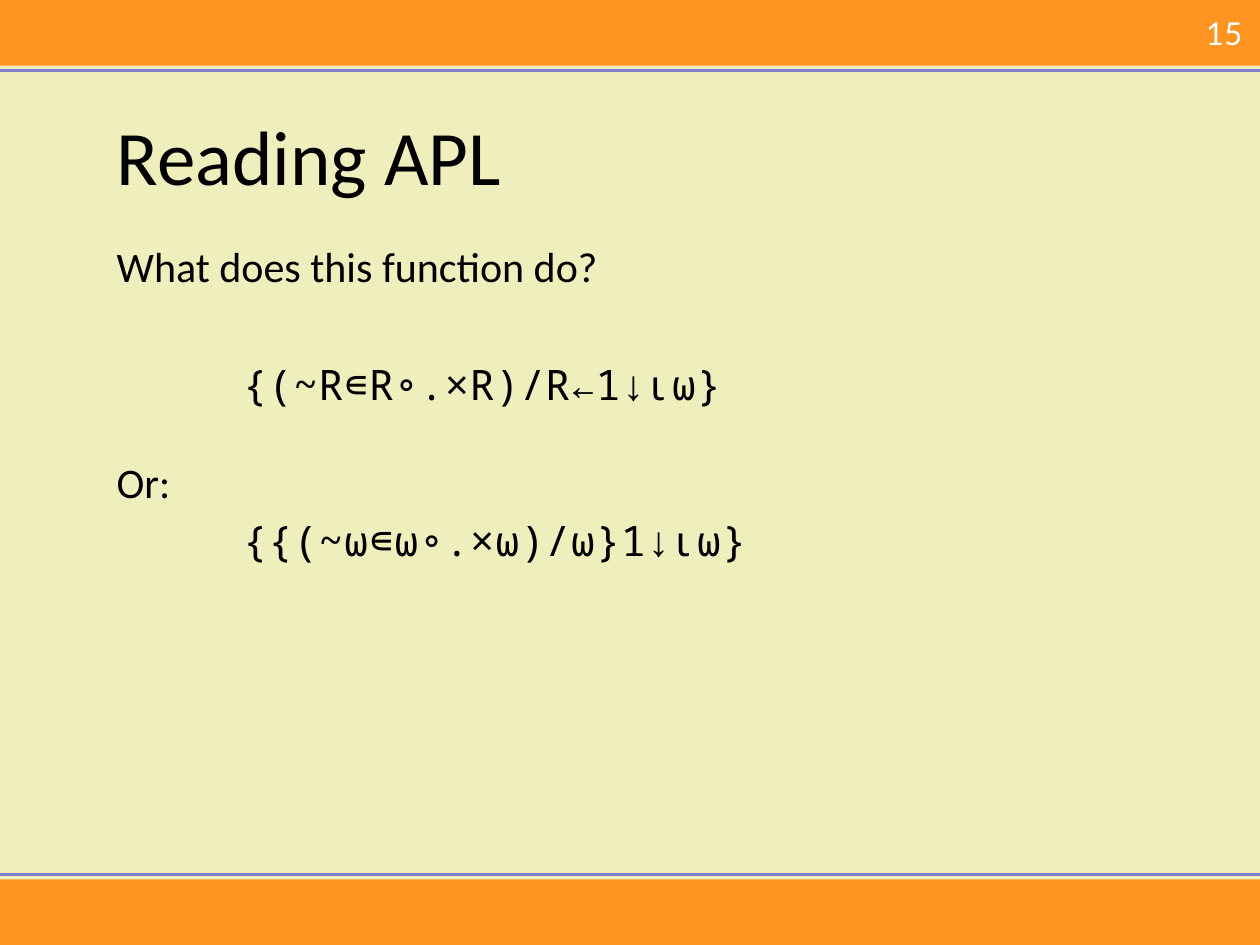
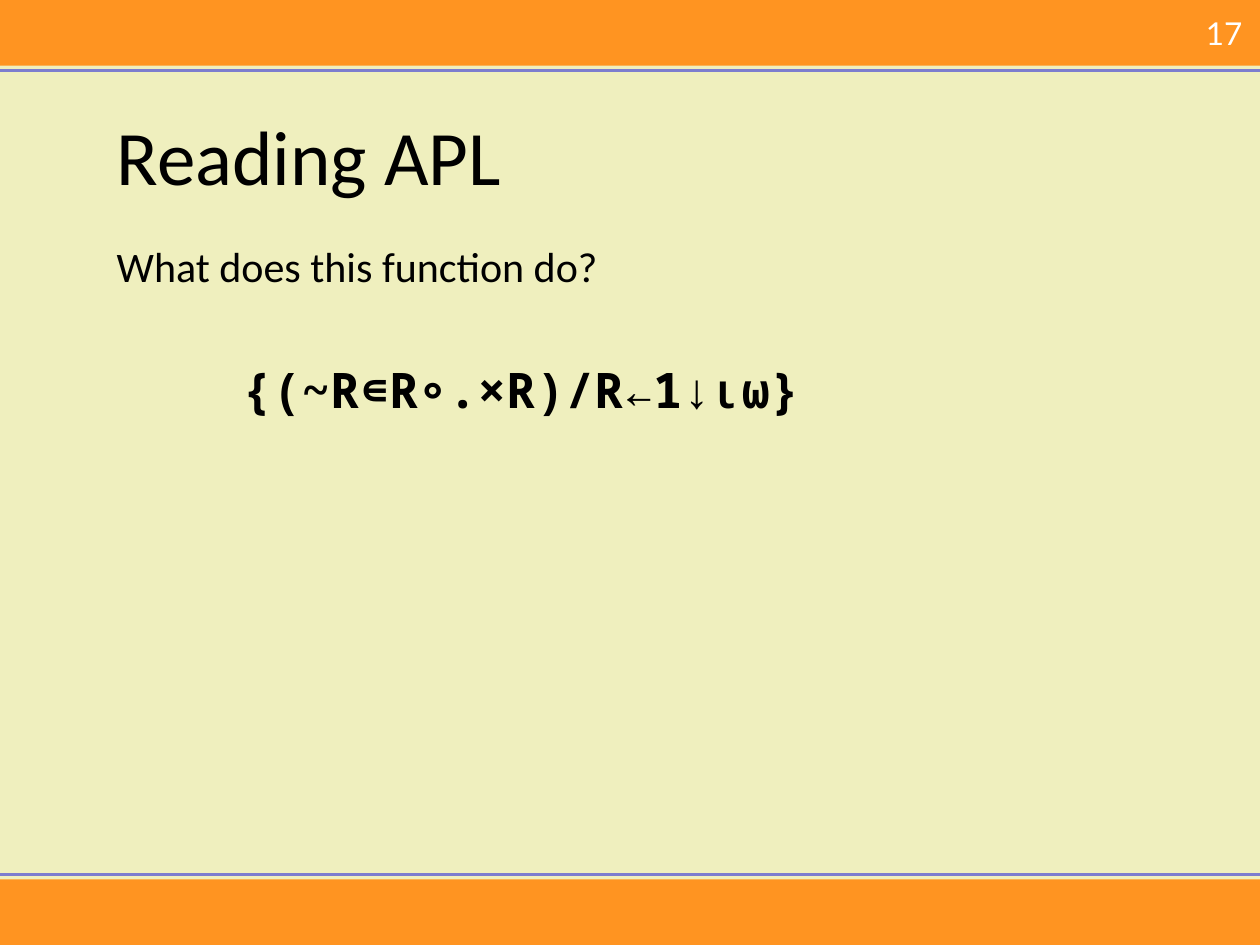
Before and after one commit to mkromberg/ECUST2018, a slide deck: slide 17 of Intro.pptx (slide 15 before the commit). Drawn at 1260x945 pixels with LibreOffice and Linux fonts; fonts in the diff are those of the drawing; background and template pictures are left out. Boxes give left, top, right and bottom in pixels: in the first picture for what was removed or moved away, otherwise in the second. Text is boxed around its words. In the diff, an @@ line names an element or a change of style, - is before the commit and + after.

```diff
--- a/Intro.pptx
+++ b/Intro.pptx
@@ page number at (1206,22,1243,45): text changed @@
-15
+17
@@ text at (243,372,801,416): size 24 to 28 pt, bold on in "{(~R∊R∘.×R)/R←1↓⍳⍵}" @@
@@ text at (117,470,747,563): paragraphs removed @@
-Or:
-{{(~⍵∊⍵∘.×⍵)/⍵}1↓⍳⍵}
```
Also in this commit, not shown: 6 other slides changed, 5 slides added, 7 slides removed, 1 other file.
